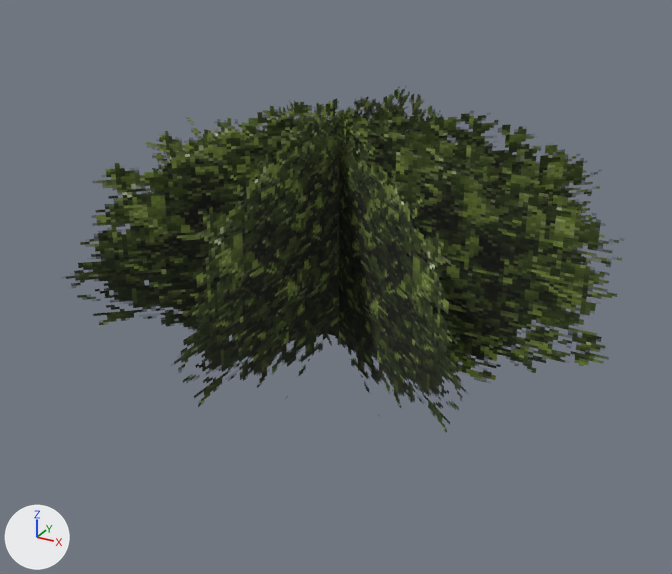
A saved change to the glTF model assets/models/bush.glb.
The view is the same before and after, from a camera (50 mm lens) standing at (0.759, -1.392, 0.576) and looking at (0.012, -0.033, -0.104). The lights are fixed; the arrows at lower left show +X, +Y and +Z. The first picture is the older version. Where no turn or scale is listed for an object, it has been applied to the vertices.
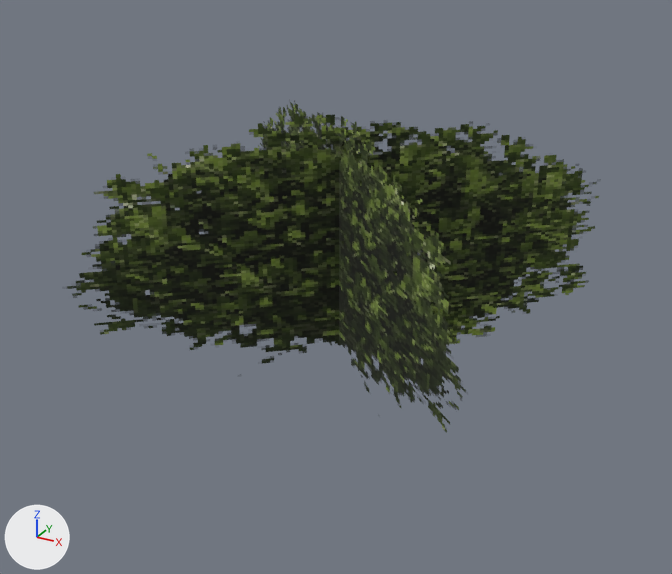
The newer file is also turned or shifted as a whole; pictures and numbers use the older file's frame.

Changed parts and their boxes [x1, y1, x2, y2] in the pictures (672 x 574 px):
'Plane.001', moved
    before: [66, 102, 600, 344]
    after: [67, 113, 599, 364]
'Plane.002', deleted (green)
    before: [142, 102, 622, 383]
'Plane.003', deleted
    before: [174, 86, 442, 407]

Edits to the bpy script that builds the scene:
```text
Change ob_plane_001:
    ob_plane_001.location: (0.0, 0.0, -0.02) -> (0.0, 0.0, -0.039)
Remove ob_plane_002:
    ob_plane_002 = bpy.data.objects.new('Plane.002', me_plane_002)
    ob_plane_002.location = (0.0, 0.0, -0.03)
Remove ob_plane_003:
    ob_plane_003 = bpy.data.objects.new('Plane.003', me_plane_004)
    ob_plane_003.location = (0.0, 0.0, -0.01)
```
